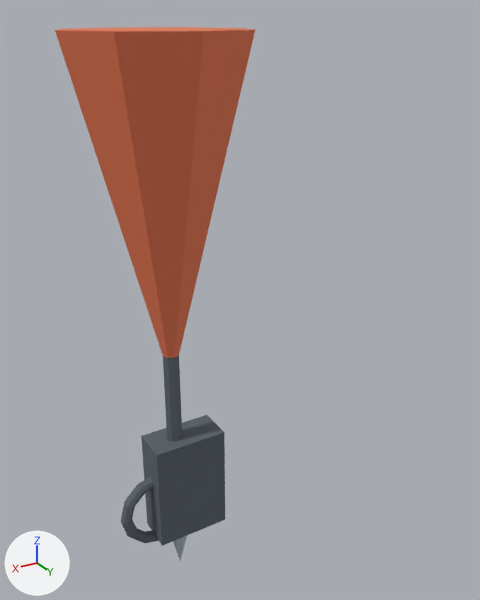
Before and after pictures for a commit that changed the glTF model src/assets/models/items/umbrella.glb.
The view is the same before and after, from a camera (50 mm lens) standing at (0.496, 1.1, 0.493) and looking at (-0.156, 0.013, -0.051). Every picture has the same lights, and +X, +Y and +Z are marked at lower left. The first picture is the older version. Where no turn or scale is listed for an object, it has been applied to the vertices.

The first picture shows 'canopy', 'grip', 'handle', 'shaft', 'tip'.
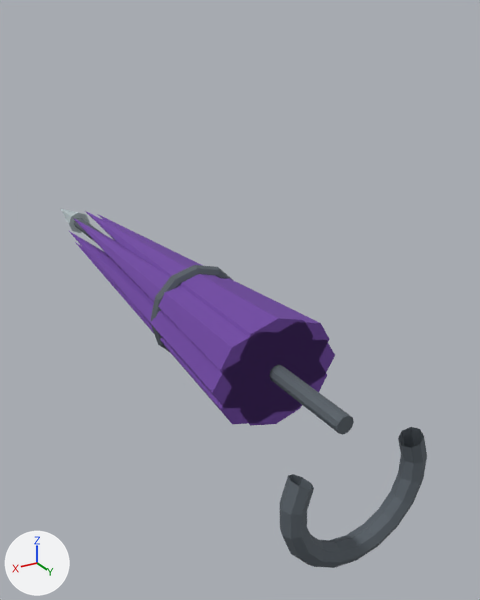
What differs and where, as boxes (x1, y1, x2, y2) in the pictures (480 x 600 px):
'canopy', deleted (orange)
    before: (55, 27, 255, 358)
'grip', deleted
    before: (141, 415, 225, 546)
'curved-handle', added
    after: (279, 427, 427, 568)
'fabric-fold-2', added (purple)
    after: (73, 218, 295, 387)
'fabric-fold-3', added (purple)
    after: (85, 211, 312, 373)
'fabric-fold-1', added
    after: (69, 231, 285, 408)
'shaft', turned
    before: (163, 355, 182, 441)
    after: (74, 218, 354, 435)
'handle', moved
    before: (121, 477, 159, 543)
    after: (151, 265, 234, 351)
'fabric-fold-8', added
    after: (75, 242, 290, 424)
'fabric-fold-4', added
    after: (98, 214, 329, 375)
'fabric-fold-5', added (purple)
    after: (266, 339, 335, 392)
'fabric-fold-7', added (purple)
    after: (240, 374, 309, 426)
'fabric-fold-6', added (purple)
    after: (259, 361, 327, 411)
'metal-tip', added
    after: (61, 209, 90, 233)
'tip', deleted (mostly hidden)
    before: (173, 536, 187, 561)

Patch to the scene script:
```diff
--- a/src/assets/models/items/umbrella.glb.py
+++ b/src/assets/models/items/umbrella.glb.py
@@ ob_canopy @@
-ob_canopy = bpy.data.objects.new('canopy', me_umbrella_canopy_mesh)
@@ ob_shaft @@
 ob_shaft.location = (0.0, 0.0, -0.08)
+ob_shaft.rotation_euler = (1.571, 0.0, 0.0)  # degrees (90, 0, 0)
@@ ob_tip @@
-ob_tip = bpy.data.objects.new('tip', me_umbrella_tip_mesh)
@@ ob_handle @@
 ob_handle = bpy.data.objects.new('handle', me_umbrella_handle_mesh)
-ob_handle.location = (0.045, 0.0, -0.51)
+ob_handle.location = (0.0, 0.12, 0.0)
@@ ob_grip @@
-ob_grip = bpy.data.objects.new('grip', me_umbrella_grip_mesh)
@@ ob_curved_handle @@
+ob_curved_handle = bpy.data.objects.new('curved-handle', me_umbrella_curved_handle_mesh)  # 117 vertices, 192 faces; spans x -0.119..0.119, y -0.018..0.018, z -0.12..0.054; in mat_grip_material (dark grey #596169)
+ob_curved_handle.location = (0.0, 0.57, -0.08)
@@ ob_metal_tip @@
+ob_metal_tip = bpy.data.objects.new('metal-tip', me_umbrella_metal_tip_mesh)  # 11 vertices, 16 faces; spans x -0.028..0.028, y -0.08..0.08, z -0.027..0.028; in mat_tip_material (grey #adbabd)
+ob_metal_tip.location = (0.0, -0.61, 0.0)
@@ ob_fabric_fold_8 @@
+ob_fabric_fold_8 = bpy.data.objects.new('fabric-fold-8', me_umbrella_fabric_fold_8_mesh)  # 11 vertices, 16 faces; spans x -0.065..0.065, y -0.43..0.43, z -0.045..0.045; in mat_fabric_fold_8_material (purple #7046a3)
+ob_fabric_fold_8.location = (0.032, -0.05, -0.032)
@@ ob_fabric_fold_7 @@
+ob_fabric_fold_7 = bpy.data.objects.new('fabric-fold-7', me_umbrella_fabric_fold_7_mesh)  # 11 vertices, 16 faces; spans x -0.065..0.065, y -0.43..0.43, z -0.045..0.045; in mat_fabric_fold_7_material (purple #7046a3)
+ob_fabric_fold_7.location = (0.0, -0.05, -0.045)
@@ ob_fabric_fold_6 @@
+ob_fabric_fold_6 = bpy.data.objects.new('fabric-fold-6', me_umbrella_fabric_fold_6_mesh)  # 11 vertices, 16 faces; spans x -0.065..0.065, y -0.43..0.43, z -0.045..0.045; in mat_fabric_fold_6_material (purple #7046a3)
+ob_fabric_fold_6.location = (-0.032, -0.05, -0.032)
@@ ob_fabric_fold_5 @@
+ob_fabric_fold_5 = bpy.data.objects.new('fabric-fold-5', me_umbrella_fabric_fold_5_mesh)  # 11 vertices, 16 faces; spans x -0.065..0.065, y -0.43..0.43, z -0.045..0.045; in mat_fabric_fold_5_material (purple #7046a3)
+ob_fabric_fold_5.location = (-0.045, -0.05, 0.0)
@@ ob_fabric_fold_4 @@
+ob_fabric_fold_4 = bpy.data.objects.new('fabric-fold-4', me_umbrella_fabric_fold_4_mesh)  # 11 vertices, 16 faces; spans x -0.065..0.065, y -0.43..0.43, z -0.045..0.045; in mat_fabric_fold_4_material (purple #7046a3)
+ob_fabric_fold_4.location = (-0.032, -0.05, 0.032)
@@ ob_fabric_fold_3 @@
+ob_fabric_fold_3 = bpy.data.objects.new('fabric-fold-3', me_umbrella_fabric_fold_3_mesh)  # 11 vertices, 16 faces; spans x -0.065..0.065, y -0.43..0.43, z -0.045..0.045; in mat_fabric_fold_3_material (purple #7046a3)
+ob_fabric_fold_3.location = (0.0, -0.05, 0.045)
@@ ob_fabric_fold_2 @@
+ob_fabric_fold_2 = bpy.data.objects.new('fabric-fold-2', me_umbrella_fabric_fold_2_mesh)  # 11 vertices, 16 faces; spans x -0.065..0.065, y -0.43..0.43, z -0.045..0.045; in mat_fabric_fold_2_material (purple #7046a3)
+ob_fabric_fold_2.location = (0.032, -0.05, 0.032)
@@ ob_fabric_fold_1 @@
+ob_fabric_fold_1 = bpy.data.objects.new('fabric-fold-1', me_umbrella_fabric_fold_1_mesh)  # 11 vertices, 16 faces; spans x -0.065..0.065, y -0.43..0.43, z -0.045..0.045; in mat_fabric_fold_1_material (purple #7046a3)
+ob_fabric_fold_1.location = (0.045, -0.05, 0.0)
```
